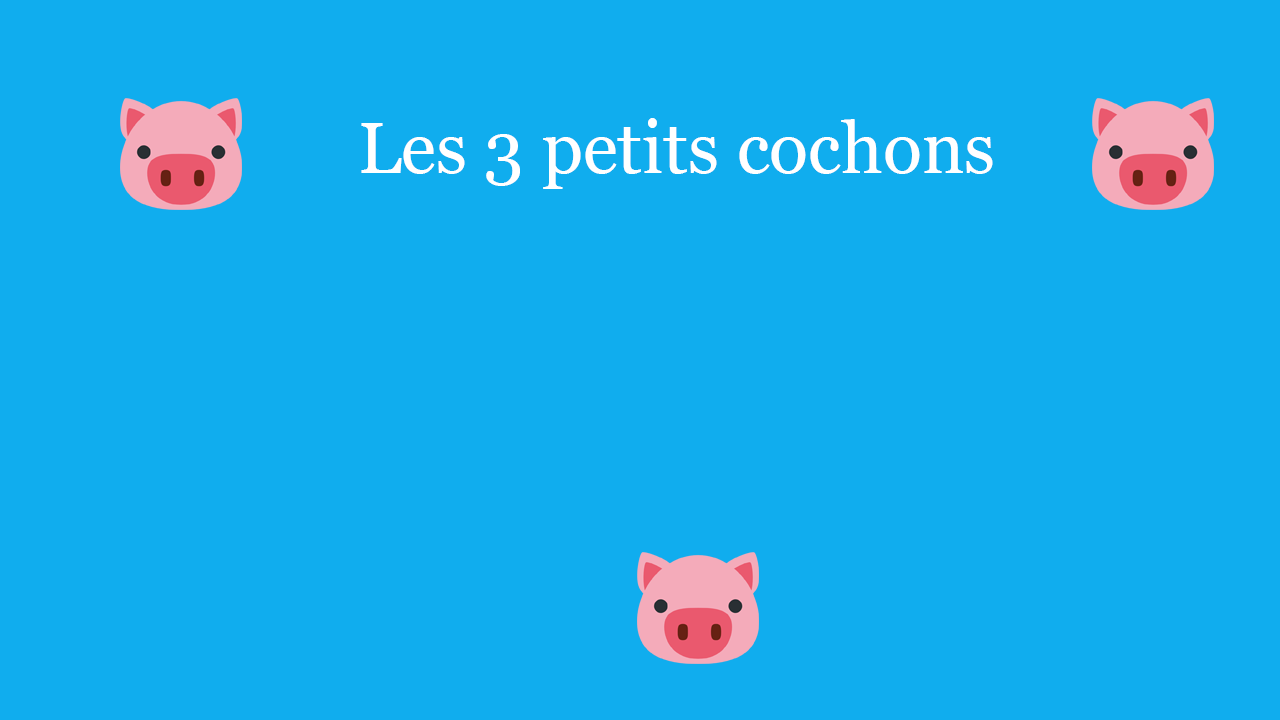
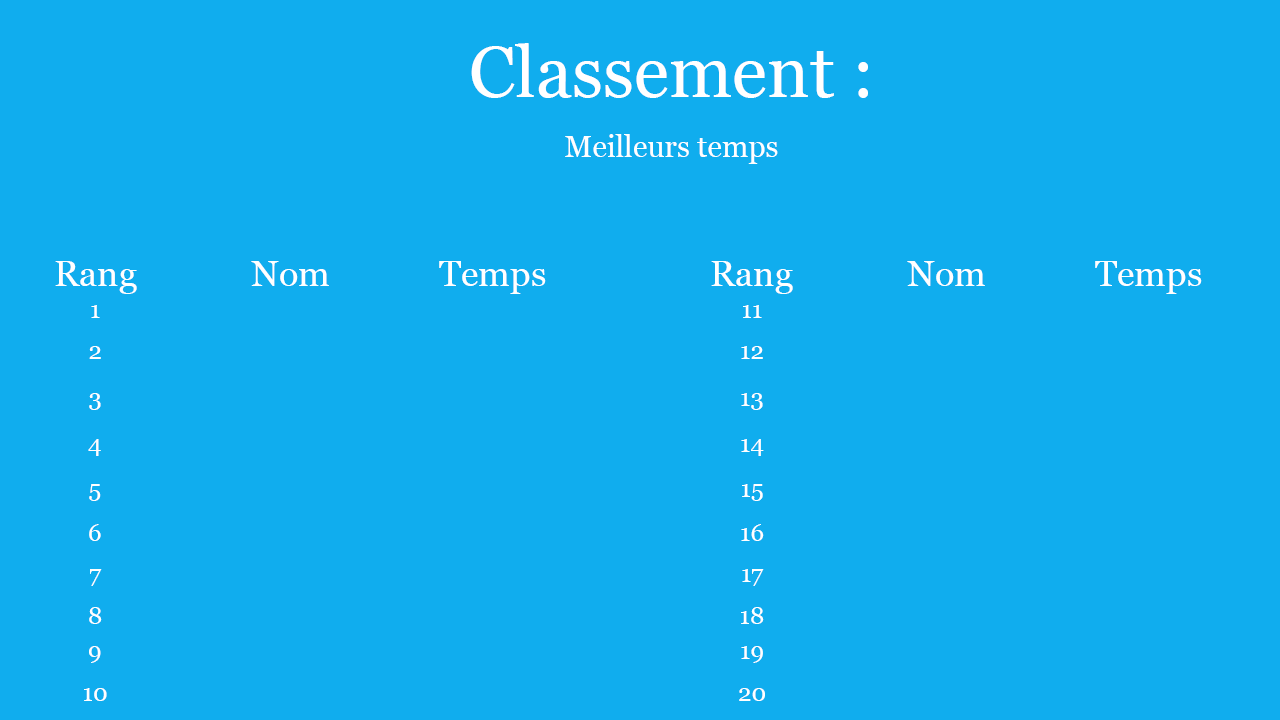
Layers edited between the first and the second 1280 × 720 image:
added layer "Temps copie" above "Nom copie" over [1095, 261, 1202, 294]
added layer "Nom copie" above "Rang copie" over [907, 261, 985, 286]
added layer "Rang copie" above "Temps" over [711, 261, 793, 294]
added layer "Temps" above "Nom" over [439, 261, 546, 294]
added layer "Nom" above "Rang" over [251, 261, 329, 286]
added layer "Rang" above "Starter" over [55, 261, 137, 294]
added layer "10 copie" above "9 copie" over [739, 688, 765, 701]
added layer "9 copie" above "8 copie" over [741, 646, 763, 663]
added layer "8 copie" above "7 copie" over [741, 607, 764, 624]
added layer "7 copie" above "6 copie" over [742, 569, 764, 586]
added layer "6 copie" above "5 copie" over [741, 524, 764, 541]
added layer "5 copie" above "4 copie" over [742, 484, 763, 501]
added layer "4 copie" above "3 copie" over [741, 439, 764, 456]
added layer "3 copie" above "2 copie" over [741, 393, 763, 410]
added layer "2 copie" above "11" over [741, 346, 763, 359]
added layer "11" above "10" over [743, 305, 762, 318]
added layer "10" above "9" over [84, 688, 107, 701]
added layer "8" above "7" over [89, 607, 102, 624]
added layer "Meilleurs temps" above "Classement" over [565, 134, 778, 164]
added layer "Classement" above "Mode compétition terminé" over [471, 43, 868, 98]
hid "Les 3 petits cochons" over [361, 118, 993, 189]
hid "Calque 1 copie 2" over [1092, 98, 1214, 210]
hid "Calque 1 copie" over [637, 552, 759, 664]
hid "Calque 1" over [120, 98, 242, 210]
…and 8 more changes (8 added)
